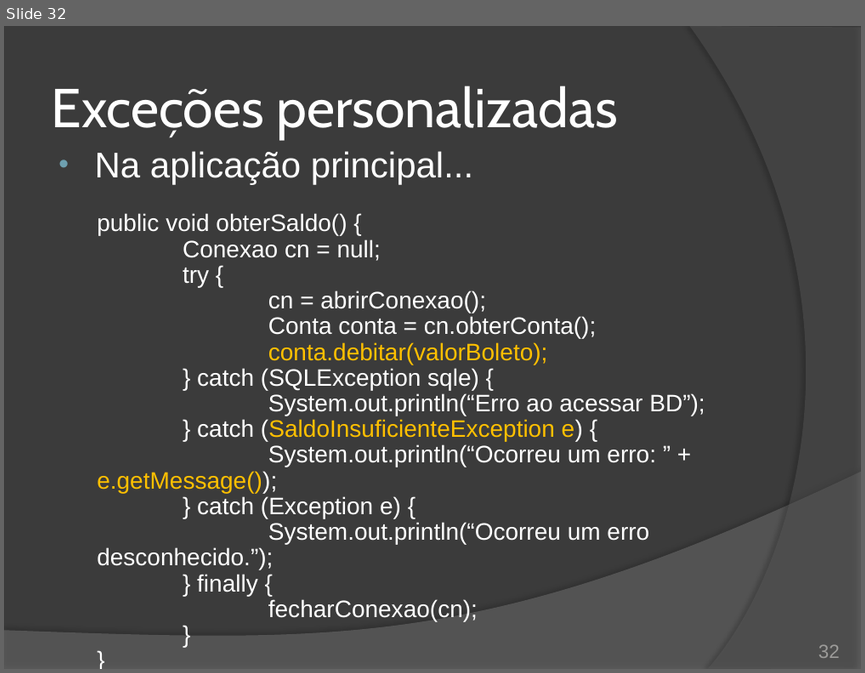
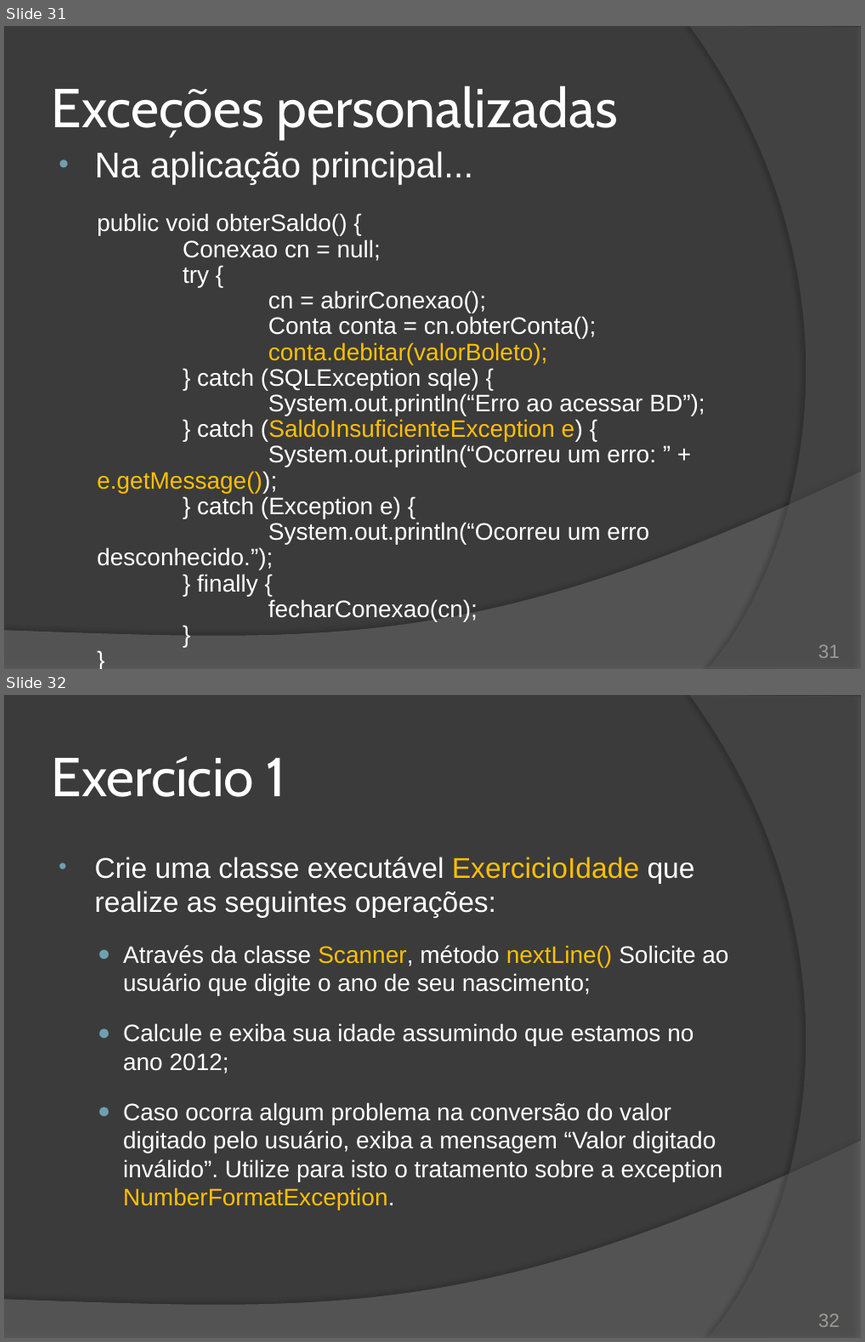
Before and after one commit to duchesqui/slzvieira-training, a slide deck: 2-Java-Programmer-Modulo-II/12.Capitulo06.pptx. Shown one above the other, each under a label of ours: slide 32 before the commit, slides 31 and 32 after it. The pictures are 865x673 and 865x1342 pixels, drawn with LibreOffice and Linux fonts; fonts in the diff are those of the drawing. Boxes give left, top, right and bottom in pixels: in the first picture for what was removed or moved away, otherwise in the second. Text is boxed around its words. In the diff, an @@ line names an element or a change of style, - is before the commit and + after.

Commit message:
Capítulo 6: Exercício

```diff
--- a/2-Java-Programmer-Modulo-II/12.Capitulo06.pptx
+++ b/2-Java-Programmer-Modulo-II/12.Capitulo06.pptx
@@ slide 32 added at [4, 695, 861, 1338], background #3B3B3B; not listed: 2 template elements that a slide beside it also shows @@
@@ title added at [51, 756, 286, 797], 46 pt, text #FFFFFF @@
+Exercício 1
@@ text added at [95, 857, 728, 1210], 20 pt, text #FFFFFF @@
+• Crie uma classe executável ExercicioIdade que realize as seguintes operações:
+  ● Através da classe Scanner, método nextLine() Solicite ao usuário que digite o ano de seu nascimento;
+  ● Calcule e exiba sua idade assumindo que estamos no ano 2012;
+  ● Caso ocorra algum problema na conversão do valor digitado pelo usuário, exiba a mensagem “Valor digitado inválido”. Utilize para isto o tratamento sobre a exception NumberFormatException.
@@ page number added at [818, 1313, 840, 1327], 16 pt, text #9D9B9A @@
+32
@@ what was slide 32 is now slide 31 @@
@@ page number at [818, 644, 840, 658]: text changed @@
-32
+31
```
Also in this commit, not shown: 6 slides changed, 2 other slides added, 2 slides removed.
